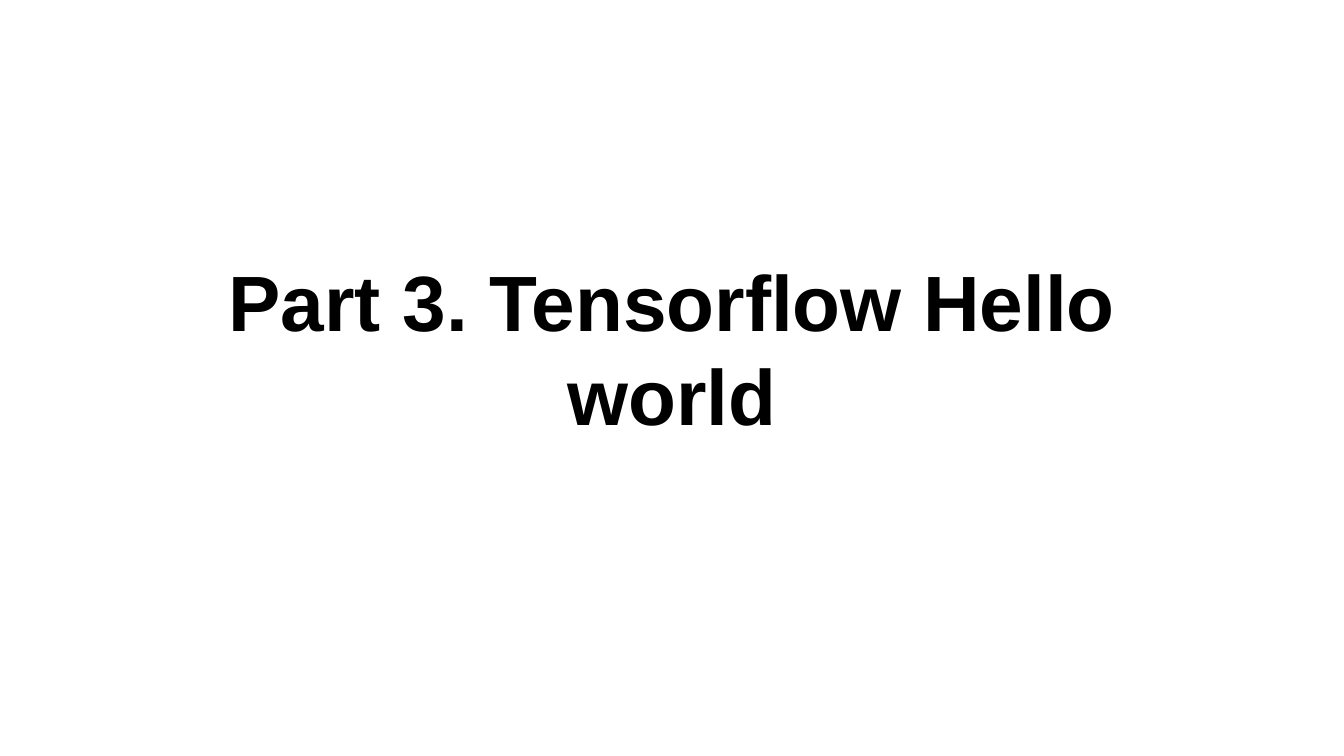
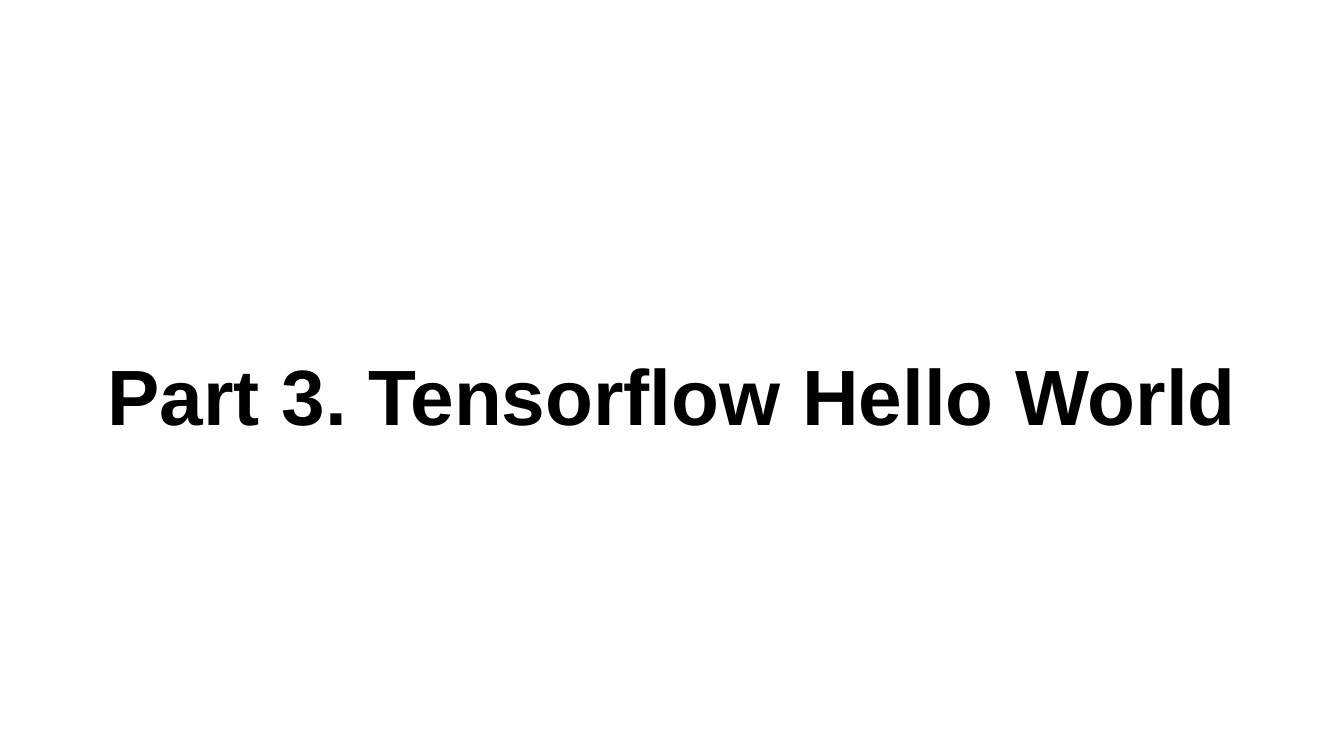
Before and after one commit to cathaylab/sharing, a slide deck: slide 27 of 2016.12.09-Platform/platform.pptx. Drawn at 1344x756 pixels with LibreOffice and Linux fonts; fonts in the diff are those of the drawing. Boxes give left, top, right and bottom in pixels: in the first picture for what was removed or moved away, otherwise in the second. Text is boxed around its words. In the diff, an @@ line names an element or a change of style, - is before the commit and + after.

```diff
--- a/2016.12.09-Platform/platform.pptx
+++ b/2016.12.09-Platform/platform.pptx
@@ text at [107, 368, 1235, 426]: text changed @@
-Part 3. Tensorflow Hello world
+Part 3. Tensorflow Hello World
```
Also in this commit, not shown: 2 slides added, 2 other files.
